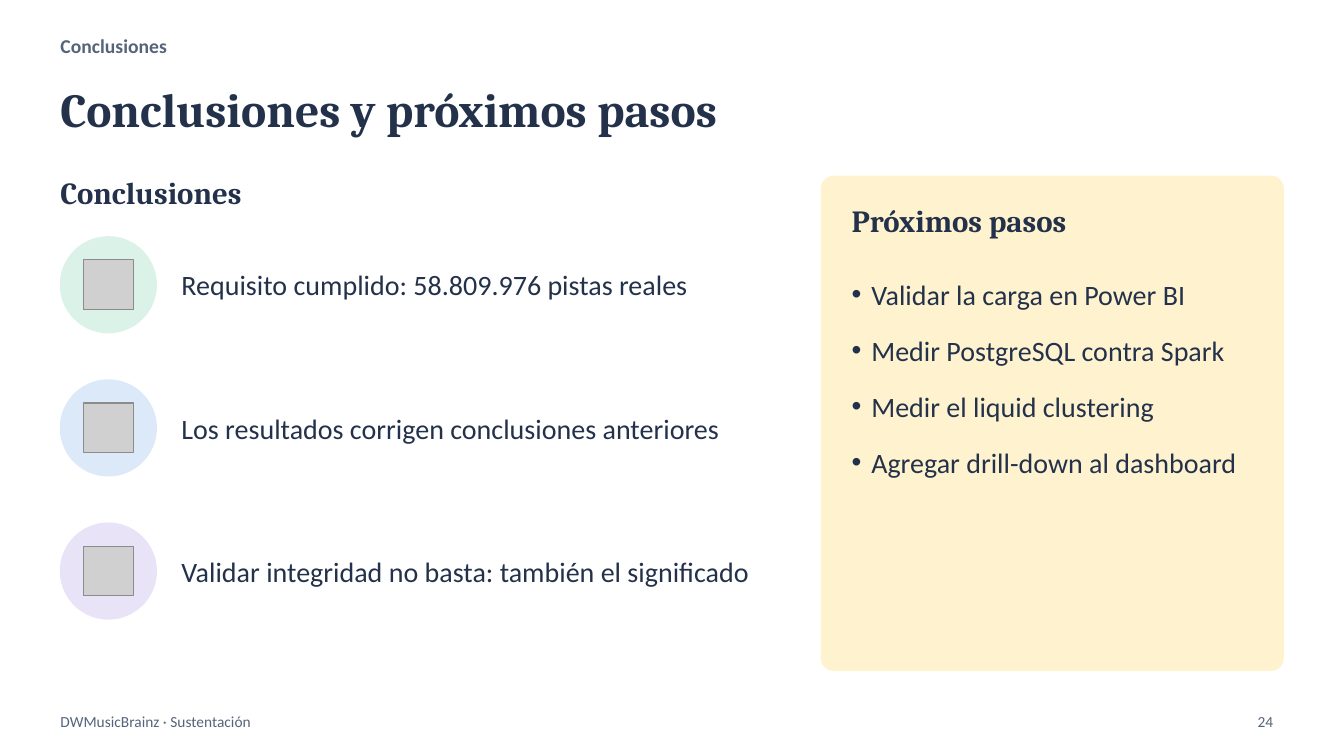
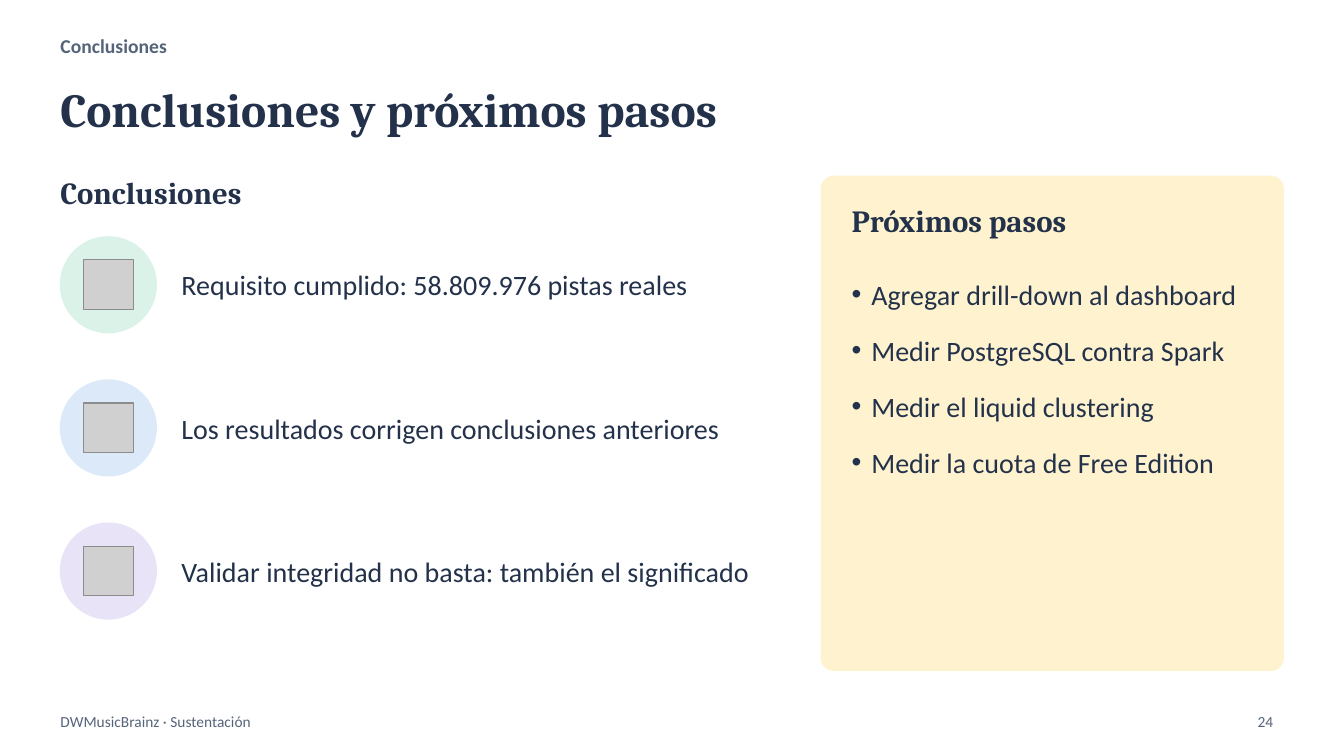
Before and after one commit to srusso1/DWH-MusicBrainz, a slide deck: slide 24 of docs/DWMusicBrainz_Sustentacion_v4.pptx. Drawn at 1344x756 pixels with LibreOffice and Linux fonts; fonts in the diff are those of the drawing; grey boxes stand for pictures. Boxes give left, top, right and bottom in pixels: in the first picture for what was removed or moved away, otherwise in the second. Text is boxed around its words. In the diff, an @@ line names an element or a change of style, - is before the commit and + after.

Commit message:
docs: dejar el dashboard AI/BI como unico vigente

```diff
--- a/docs/DWMusicBrainz_Sustentacion_v4.pptx
+++ b/docs/DWMusicBrainz_Sustentacion_v4.pptx
@@ text at (871, 285, 1236, 310): text changed @@
-• Validar la carga en Power BI
+• Agregar drill-down al dashboard
@@ text at (871, 453, 1214, 473): text changed @@
-• Agregar drill-down al dashboard
+• Medir la cuota de Free Edition
```
Also in this commit, not shown: 4 other slides changed, 6 other files.
